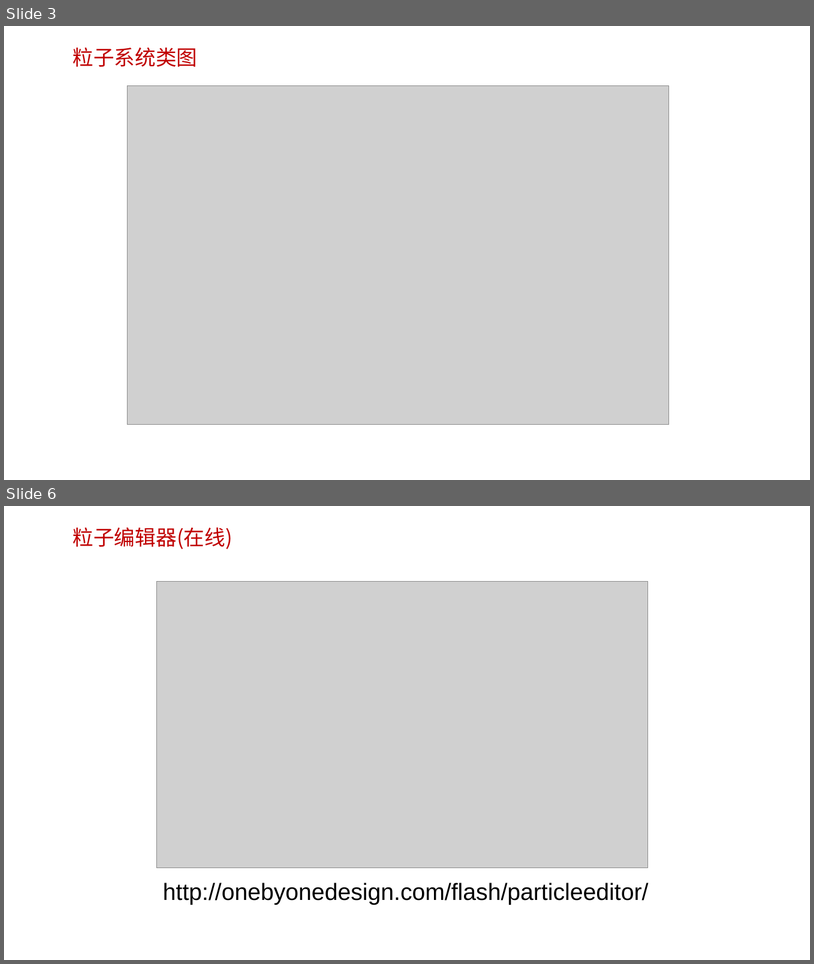
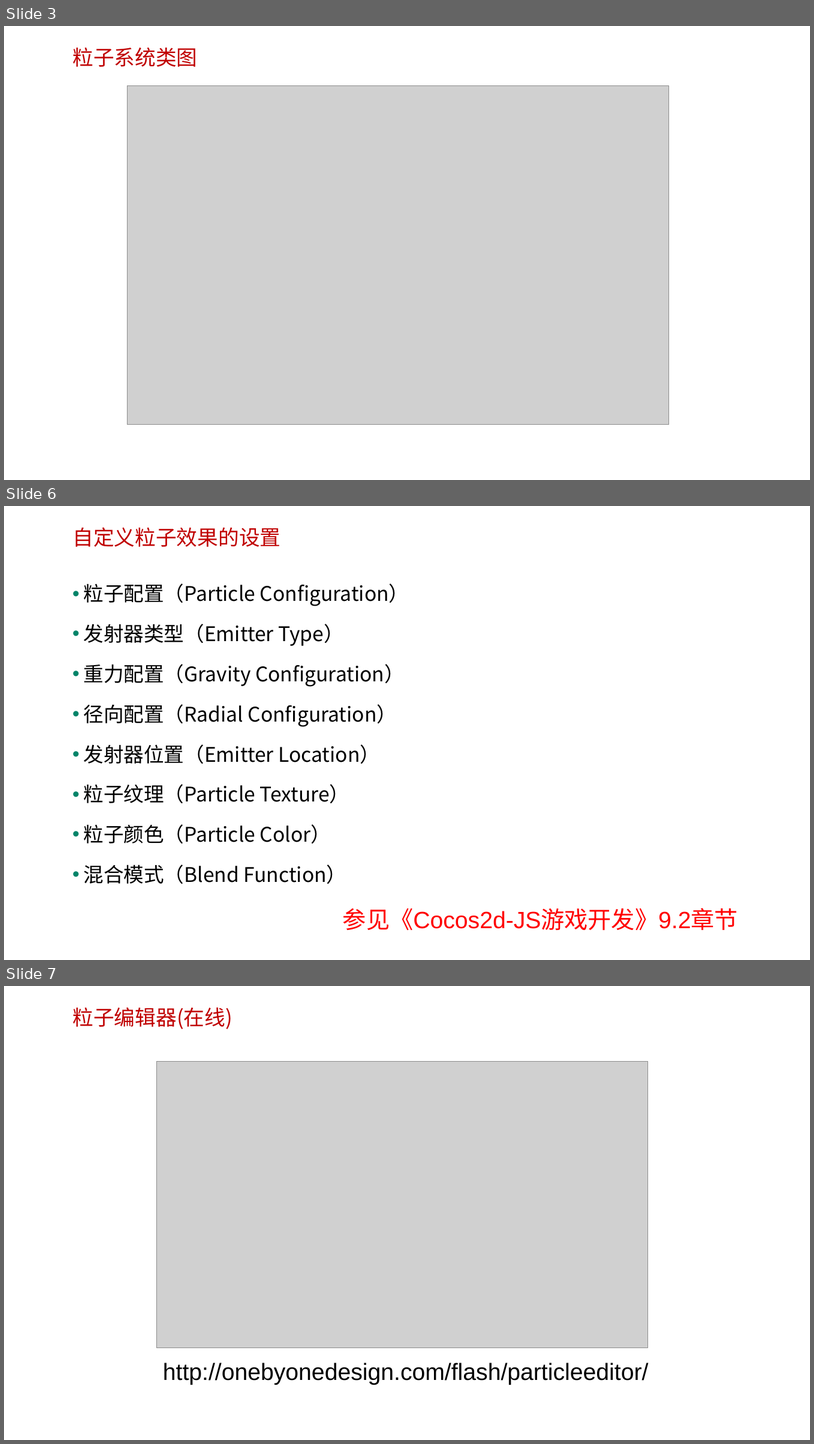
Before and after one commit to edu2act/course-H5-Animation-and-Game-Development, a slide deck: 课程PPT/（13）粒子系统与网络交互.ppt. Shown one above the other, each under a label of ours: slides 3 and 6 before the commit, slides 3, 6 and 7 after it; the slides between them are not shown. The pictures are 814x964 and 814x1444 pixels, drawn with LibreOffice and Linux fonts; fonts in the diff are those of the drawing; grey boxes stand for pictures; background and template pictures are left out. Boxes give left, top, right and bottom in pixels: in the first picture for what was removed or moved away, otherwise in the second. Text is boxed around its words. In the diff, an @@ line names an element or a change of style, - is before the commit and + after.

```diff
--- a/课程PPT/（13）粒子系统与网络交互.ppt
+++ b/课程PPT/（13）粒子系统与网络交互.ppt
@@ slide 6 added at box(4, 506, 810, 960), background picture (left out) @@
@@ text added at box(72, 527, 281, 547), 24.8 pt, text #C00000 @@
+自定义粒子效果的设置
@@ text added at box(84, 583, 410, 883), 24 pt, text #000000 @@
+• 粒子配置（Particle Configuration）
+• 发射器类型（Emitter Type）
+• 重力配置（Gravity Configuration）
+• 径向配置（Radial Configuration）
+• 发射器位置（Emitter Location）
+• 粒子纹理（Particle Texture）
+• 粒子颜色（Particle Color）
+• 混合模式（Blend Function）
@@ text added at box(343, 907, 738, 930), 28 pt, text #FF0000 @@
+参见《Cocos2d-JS游戏开发》9.2章节
@@ what was slide 6 is now slide 7 @@
```
Also in this commit, not shown: 3 slides changed, 2 other files.
